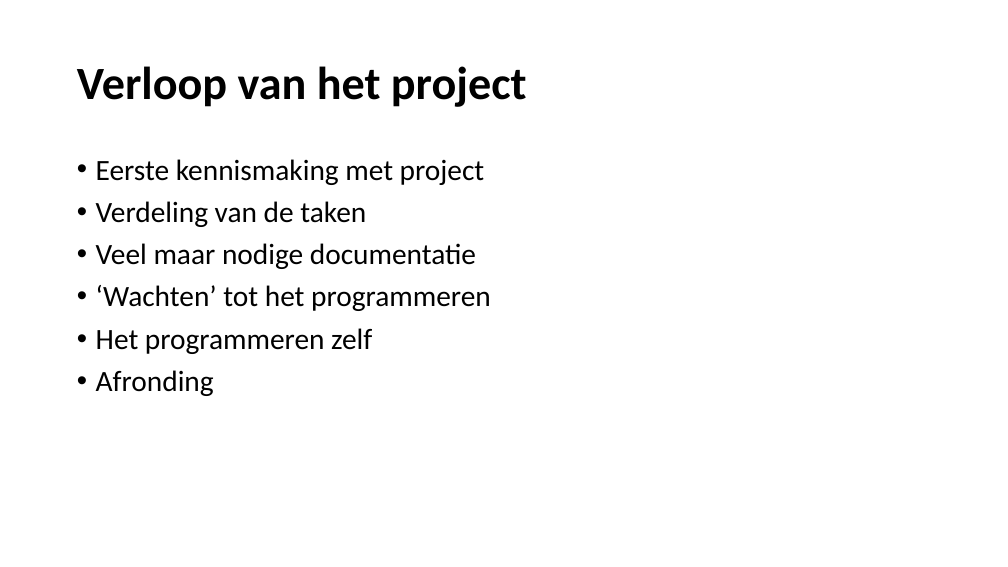
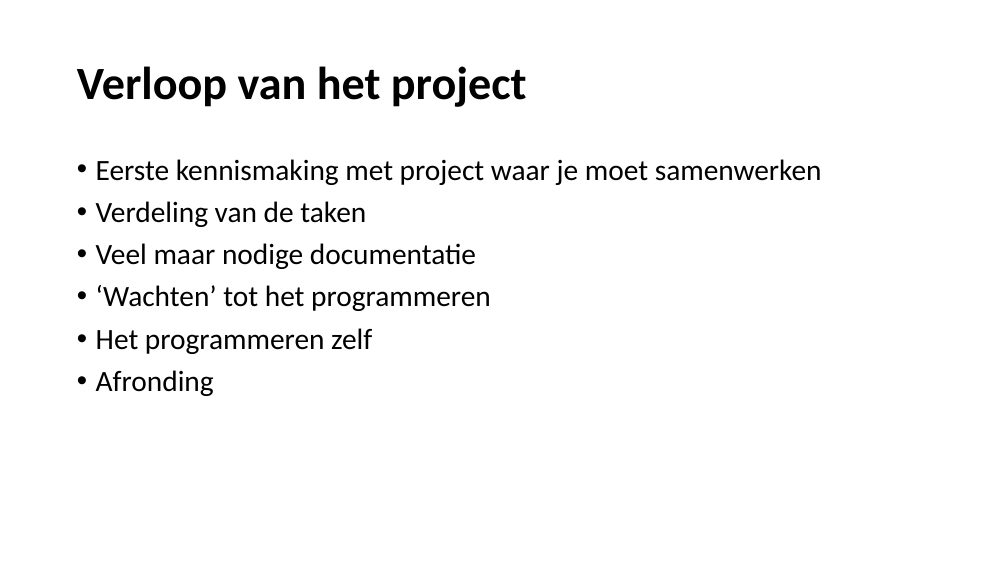
Before and after one commit to jr-development/PC4U-V2.0, a slide deck: slide 3 of Powerpoint-presentatie/JR-Webdevelopment presents PC4U.pptx. Drawn at 1008x567 pixels with LibreOffice and Linux fonts; fonts in the diff are those of the drawing; background and template pictures are left out. Boxes give left, top, right and bottom in pixels: in the first picture for what was removed or moved away, otherwise in the second. Text is boxed around its words. In the diff, an @@ line names an element or a change of style, - is before the commit and + after.

```diff
--- a/Powerpoint-presentatie/JR-Webdevelopment presents PC4U.pptx
+++ b/Powerpoint-presentatie/JR-Webdevelopment presents PC4U.pptx
@@ text at (x1=96, y1=159, x2=822, y2=185): text changed @@
-• Eerste kennismaking met project
+• Eerste kennismaking met project waar je moet samenwerken
```
Also in this commit, not shown: 3 other slides changed, 1 slide removed, 5 other files.
